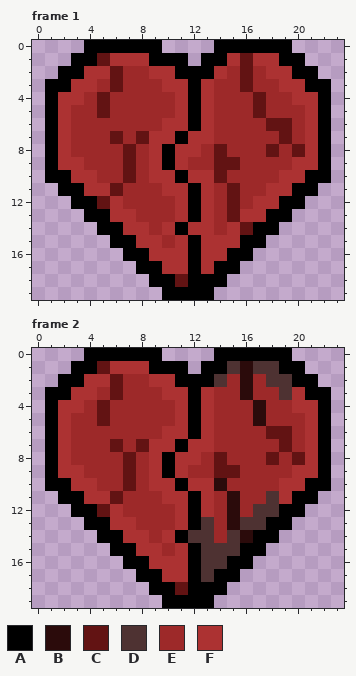
A pixel-art file gets an edit: Projetasso/Code Wars 2 - The Offline Server/Sprites e Anim RD/coraca_V2_semiMortoAn.aseprite. This is how it looked before the edit.
24x20 pixels, 6 frames. Shown: frame 1, frame 2. The commit also changed other frames, which this record leaves out.
Palette (. is transparent): A #000000  B #2b0b0b  C #621313  D #4e3232  E #9d2929  F #ac3232
Pixels before, frame 1, first column x 1:
 0 ...AAAAAA....AAAAAA...
 1 ..AACFFFAAA.AAFCFFAA..
 2 .AAFFCEEFFAAAFECEFFAA.
 3 AAFFECEEEFFAFEECEEFFAA
 4 AFFECEEEEEFAFEEECEEFFA
 5 AFEECEEEEEFAFEEECEEEFA
 6 AFEEEEEEEFFAFEEEECCEFA
 7 AFEEECECFFAFFEEEEECEFA
 8 AFEEEECEFAFFECEEECECFA
 9 AFFEEECEFAFEECCEEEEFFA
10 AAFFEECEFFAFFCEEEEFFAA
11 .AAFFCEEEFFAFECEEFFAA.
12 ..AACFEEEEFAFECEFFAA..
13 ...AAFFEEEFAFECFFAA...
14 ....AAFFEFAFFEFCAA....
15 .....AAFFEFAFFFAA.....
16 ......AAFFFAFFAA......
17 .......AAFFAFAA.......
18 ........AACAAA........
19 .........AAAA.........
Pixels before, frame 2, first column x 1:
 0 ...AAAAAA....AAAAAA...
 1 ..AACFFFAAA.AADBDDAA..
 2 .AAFFCEEFFAAADEBEDDAA.
 3 AAFFECEEEFFAFEEBEEDFAA
 4 AFFECEEEEEFAFEEEBEEFFA
 5 AFEECEEEEEFAFEEEBEEEFA
 6 AFEEEEEEEFFAFEEEECCEFA
 7 AFEEECECFFAFFEEEEECEFA
 8 AFEEEECEFAFFECEEECECFA
 9 AFFEEECEFAFEECCEEEEFFA
10 AAFFEECEFFAFFBEEEEFFAA
11 .AAFFCEEEFFAFEBEEDFAA.
12 ..AACFEEEEFAFEBEDDAA..
13 ...AAFFEEEFADEBDDAA...
14 ....AAFFEFADDEDBAA....
15 .....AAFFEFADDDAA.....
16 ......AAFFFADDAA......
17 .......AAFFADAA.......
18 ........AACAAA........
19 .........AAAA.........
The result:
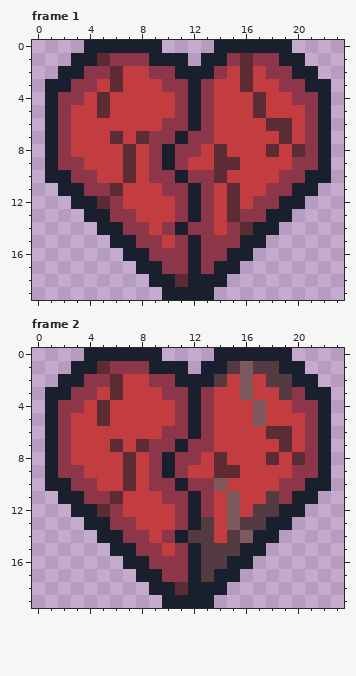
From old to new:
colour A: #000000 -> #1a1f2e
colour B: #2b0b0b -> #7d595d
colour C: #621313 -> #5c2b34
colour D: #4e3232 -> #533b41
colour E: #9d2929 -> #c33c40
colour F: #ac3232 -> #8d3649
Pixel boxes of the changes (left, top, right, bottom) in both pictures:
changed: (45, 40, 331, 300)
changed: (45, 348, 331, 608)
